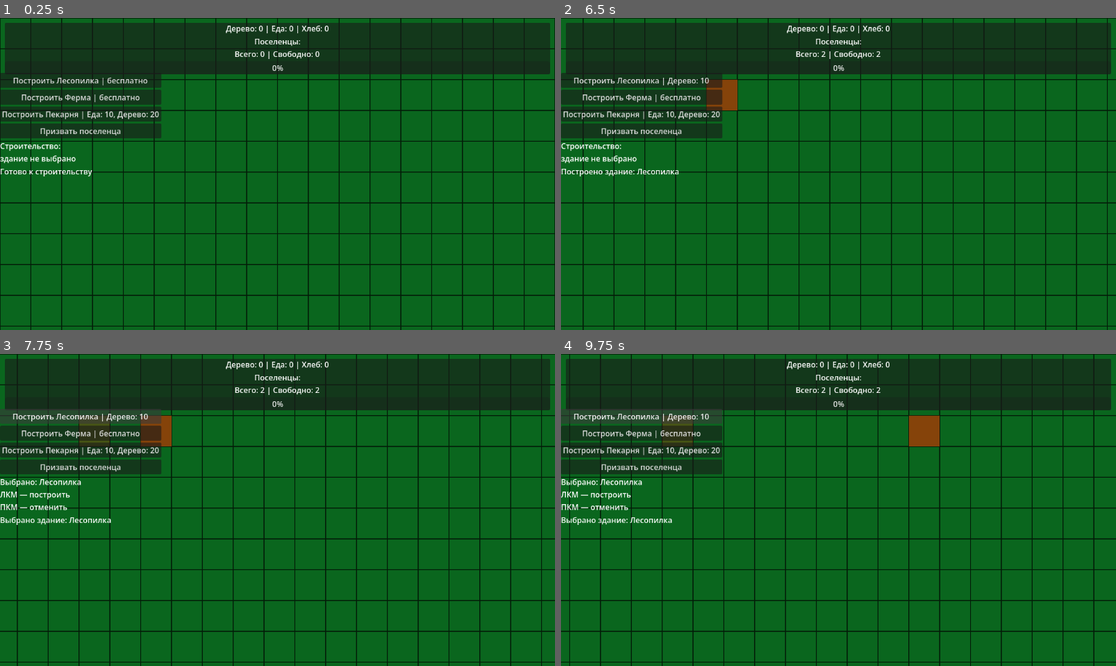
Above: before the commit, frames 1-4 (two rows, left to right).
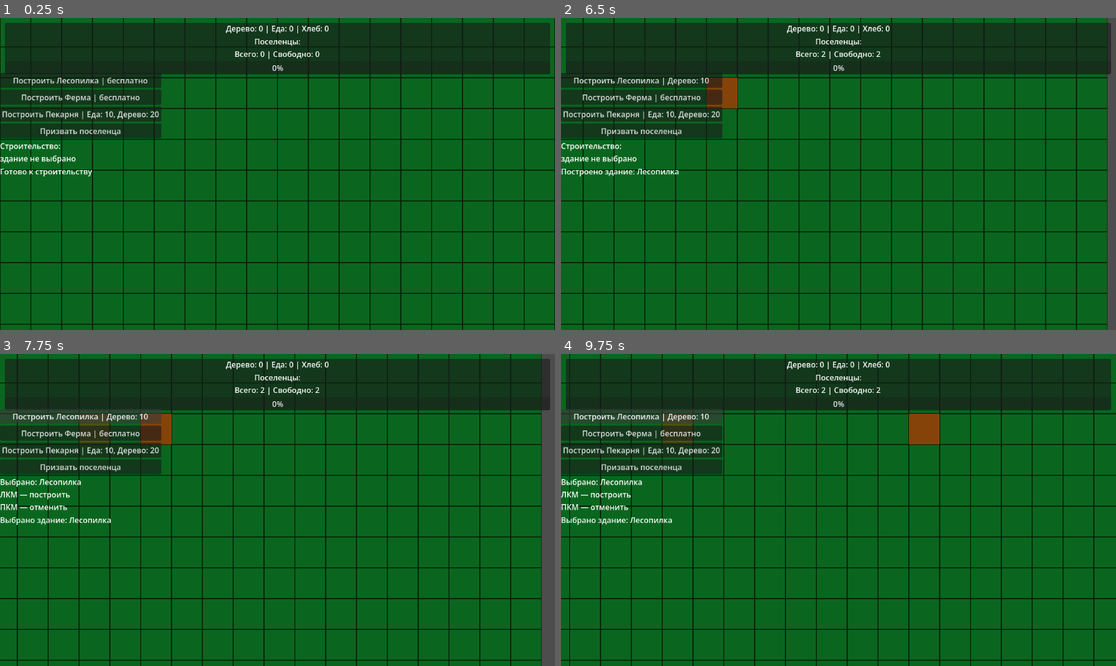
Above: after the commit, the same moments.

Repository: Daffix1/AppFromMyDad
Game: Godot game, scene res://Main.tscn
The game is run twice, just before and just after one commit, with the same random seed, the same clock (stepped at 60 frames per second) and the same inputs.
Inputs (mouse positions are in pixels of both pictures, inside the frame that each line leads up to):
- Up to frame 1 (0.25 s): no input
- Up to frame 2 (6.5 s): click "Построить Лесопилка | бесплат…" at 0.5 s; click "Построить Ферма | бесплатно" at 1.25 s; click "Построить Пекарня | Еда: 10, …" at 2 s; click "Призвать поселенца" at 2.75 s; tap Enter at 3.5 s; move the mouse to (960, 158) at 3.52 s; hold D 3.53-4.25 s; click (960, 158) at 3.67 s; drag from (727, 189) to (810, 236) at 4.27 s; click "Построить Лесопилка | бесплат…" at 5 s; tap Space at 5.75 s; move the mouse to (894, 105) at 5.77 s; hold D from 5.78 s (still down); click (894, 105) at 5.92 s
- Up to frame 3 (7.75 s): release D at 6.5 s; drag from (249, 572) to (111, 463) at 6.52 s; click "Построить Лесопилка | Дерево:…" at 7.25 s
- Up to frame 4 (9.75 s): tap Enter at 8 s; move the mouse to (1005, 556) at 8.02 s; hold A 8.03-8.75 s; click (1005, 556) at 8.17 s; drag from (672, 463) to (755, 432) at 8.77 s; click "Построить Лесопилка | Дерево:…" at 9.5 s

The runs differ from the first frame. In frame 1, 6.6% of the frame differs, in the area x 0-100%, y 0-99%; in frame 2, 8.1%; in frame 3, 8.9%, in the area x 0-100%, y 0-100%; in frame 4, 6.6%.

Commit message:
Миниприколы

Diff:
--- a/Main.tscn
+++ b/Main.tscn
@@ -23,10 +23,6 @@
 
 [node name="Main" type="Node2D" unique_id=1026548847]
 
-[node name="Camera2D" type="Camera2D" parent="." unique_id=721475570]
-anchor_mode = 0
-script = ExtResource("1_wkp8b")
-
 [node name="World" type="Node2D" parent="." unique_id=1704474968]
 script = ExtResource("2_r0du0")
 
@@ -44,6 +40,10 @@
 
 [node name="SelectedBuildingHighlighter" type="Node2D" parent="World" unique_id=258043482]
 script = ExtResource("6_03owx")
+
+[node name="Camera2D" type="Camera2D" parent="." unique_id=721475570]
+anchor_mode = 0
+script = ExtResource("1_wkp8b")
 
 [node name="CanvasLayer" type="CanvasLayer" parent="." unique_id=2135618060]
 
--- a/scripts/world/CameraController.gd
+++ b/scripts/world/CameraController.gd
@@ -5,11 +5,15 @@
 @export var min_zoom: float = 0.5
 @export var max_zoom: float = 2.5
 
+@onready var world_generator: Node2D = $"../World"
+
 var is_dragging: bool = false
-
+var map_world_rect: Rect2
 
 func _ready() -> void:
 	make_current()
+	map_world_rect = world_generator.get_map_world_rect()
+	clamp_camera_to_map()
 
 
 func _process(delta: float) -> void:
@@ -40,6 +44,7 @@
 		return
 
 	position += direction.normalized() * move_speed * delta / zoom.x
+	clamp_camera_to_map()
 
 
 func handle_mouse_drag(event: InputEvent) -> void:
@@ -49,6 +54,7 @@
 
 	if event is InputEventMouseMotion and is_dragging:
 		position -= event.relative / zoom.x
+		clamp_camera_to_map()
 
 
 func handle_mouse_zoom(event: InputEvent) -> void:
@@ -73,3 +79,32 @@
 
 	var mouse_world_position_after_zoom: Vector2 = get_global_mouse_position()
 	global_position += mouse_world_position_before_zoom - mouse_world_position_after_zoom
+	clamp_camera_to_map()
+
+func clamp_camera_to_map() -> void:
+	var half_view_size: Vector2 = get_viewport_rect().size / (2.0 * zoom)
+
+	var min_position := map_world_rect.position + half_view_size
+	var max_position := map_world_rect.end - half_view_size
+
+	var target_position := global_position
+
+	if min_position.x > max_position.x:
+		target_position.x = map_world_rect.get_center().x
+	else:
+		target_position.x = clampf(
+			target_position.x,
+			min_position.x,
+			max_position.x
+		)
+
+	if min_position.y > max_position.y:
+		target_position.y = map_world_rect.get_center().y
+	else:
+		target_position.y = clampf(
+			target_position.y,
+			min_position.y,
+			max_position.y
+		)
+
+	global_position = target_position
--- a/scripts/world/WorldGenerator.gd
+++ b/scripts/world/WorldGenerator.gd
@@ -63,3 +63,15 @@
 				ground_source_id,
 				Vector2i.ZERO
 			)
+
+func get_map_world_rect() -> Rect2:
+	var tile_size := Vector2(ground_layer.tile_set.tile_size)
+	var first_cell_centre := ground_layer.map_to_local(Vector2i.ZERO)
+	var map_top_left := first_cell_centre - tile_size / 2
+
+	var map_size := Vector2(
+		map_width * tile_size.x,
+		map_height * tile_size.y
+		)
+	var world_top_left := ground_layer.to_global(map_top_left)
+	return Rect2(world_top_left, map_size)
